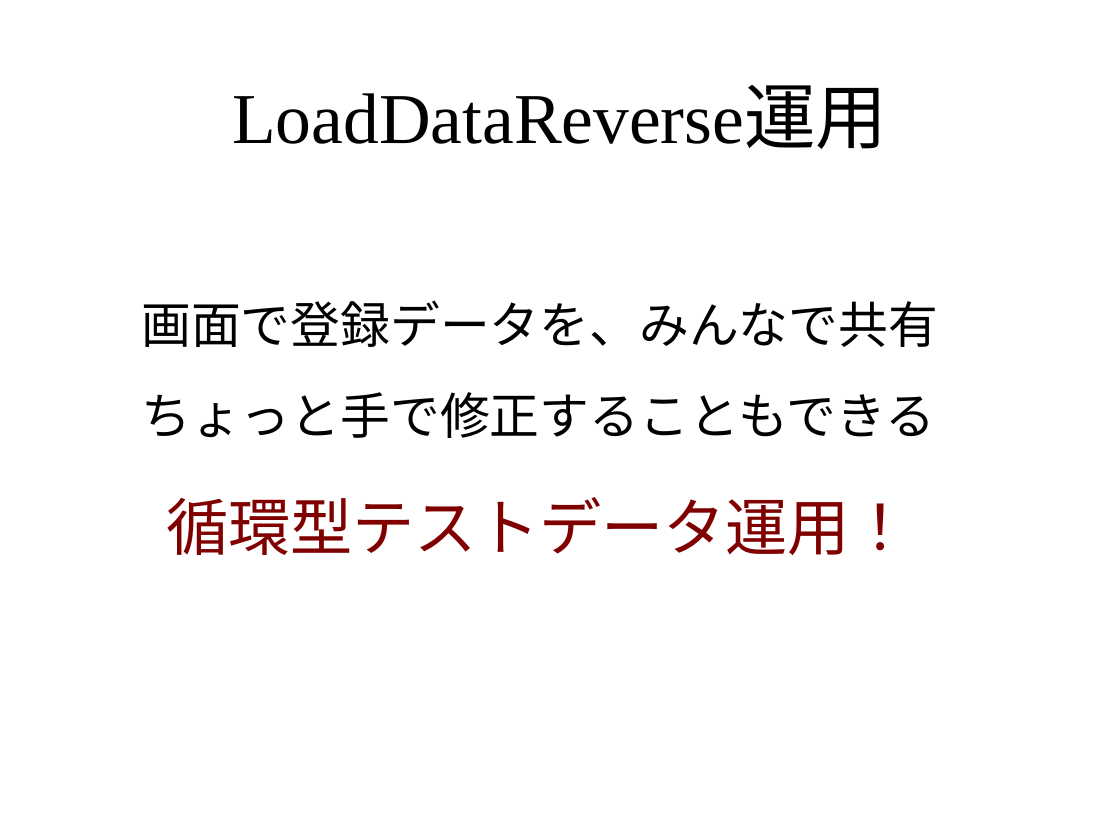
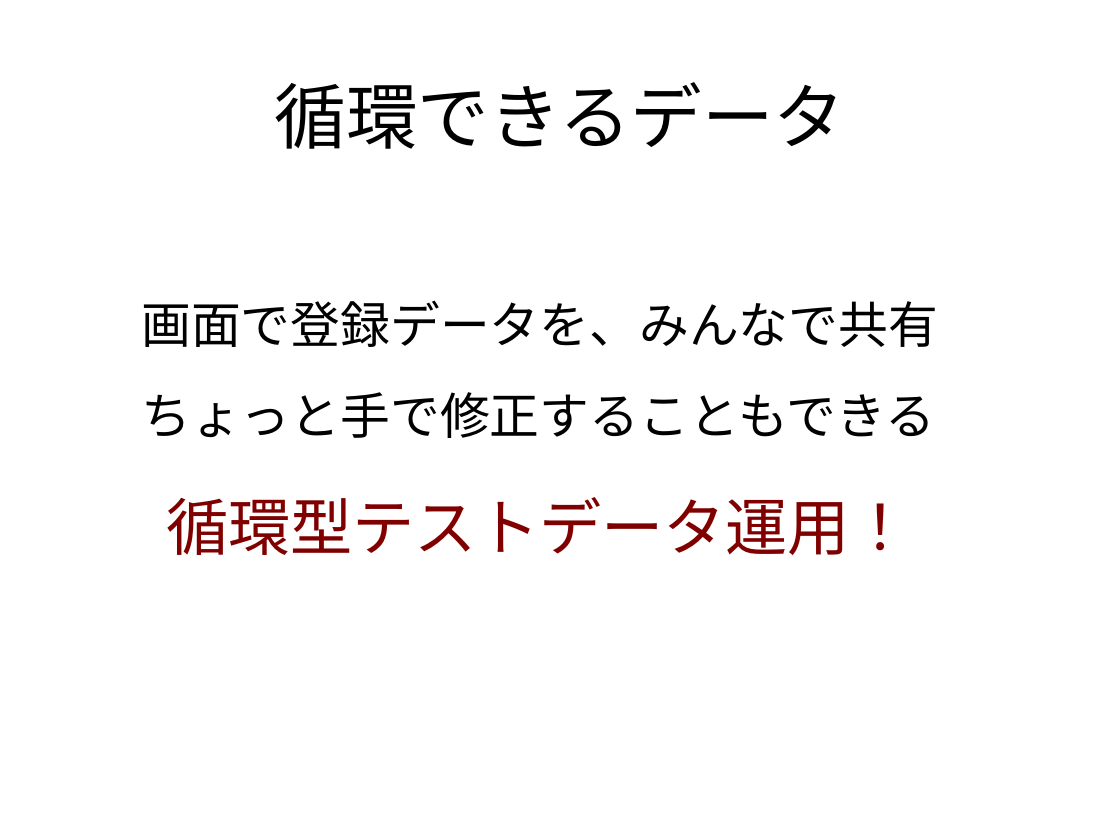
Before and after one commit to seasarorg/dbflute-office, a slide deck: slide 54 of dbflute-backstage/misc/session/jjug/jjug-bizreach-dbflute.pptx (slide 52 before the commit). Drawn at 1120x840 pixels with LibreOffice and Linux fonts; fonts in the diff are those of the drawing; background and template pictures are left out. Boxes give left, top, right and bottom in pixels: in the first picture for what was removed or moved away, otherwise in the second. Text is boxed around its words. In the diff, an @@ line names an element or a change of style, - is before the commit and + after.

```diff
--- a/dbflute-backstage/misc/session/jjug/jjug-bizreach-dbflute.pptx
+++ b/dbflute-backstage/misc/session/jjug/jjug-bizreach-dbflute.pptx
@@ title at box(275, 82, 846, 149): text changed @@
-LoadDataReverse運用
+循環できるデータ
```
Also in this commit, not shown: 5 slides added.
